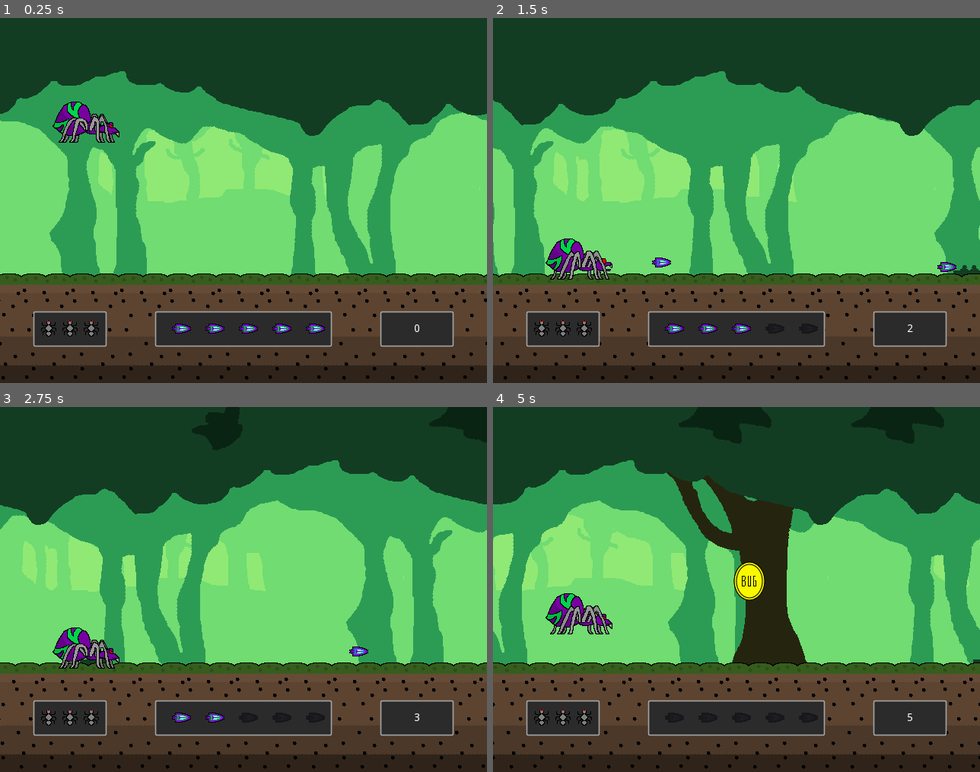
Above: before the commit, frames 1-4 (two rows, left to right).
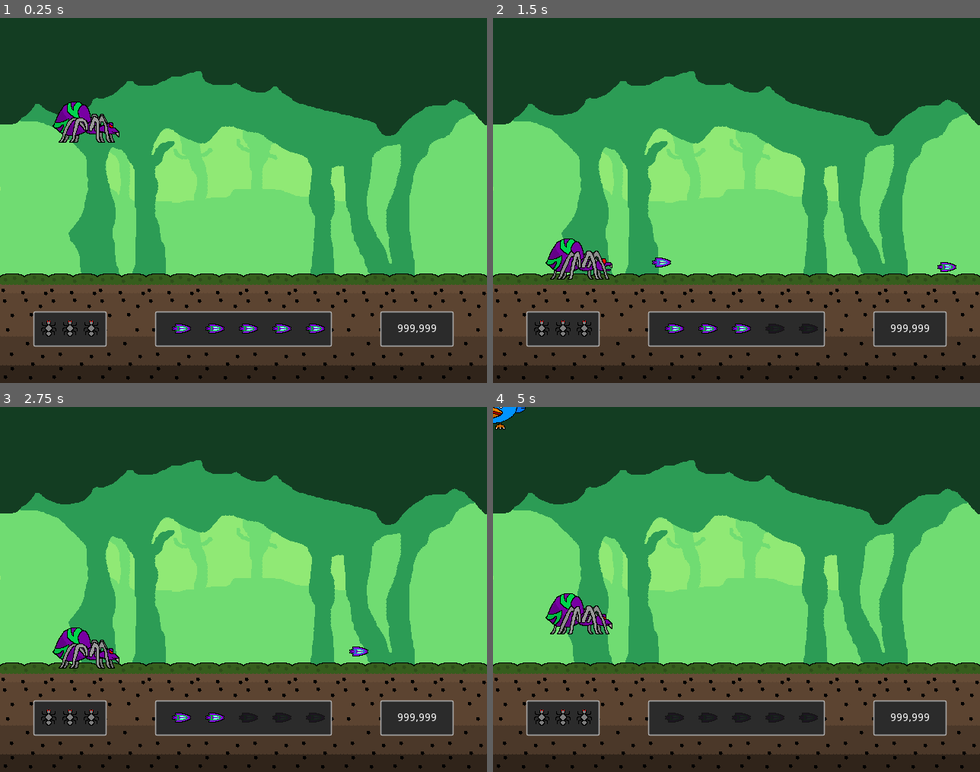
Above: after the commit, the same moments.

Repository: Gravedigger7789/spider-scramble
Game: Godot game, scene res://src/Level/Sandbox1.tscn
Two runs of this game, one before a commit and one after it. Both use one fixed random seed, a clock stepped at 60 frames per second and the inputs below. This scene is started directly instead of the project's main scene.
Inputs:
- Up to frame 1 (0.25 s): no input
- Up to frame 2 (1.5 s): tap Z (attack) at 0.6, 1.35 s; tap Up (jump) at 0.77 s
- Up to frame 3 (2.75 s): tap Up (jump) at 1.52 s; tap Z (attack) at 2.1 s
- Up to frame 4 (5 s): tap Z (attack) at 2.85, 3.6, 4.35 s; tap Up (jump) at 3.02, 3.77, 4.52 s

The runs differ from the first frame. In frame 1, 20% of the frame differs, in the area x 0-100%, y 14-100%; in frame 2, 28%; in frame 3, 26%; in frame 4, 38%, in the area x 0-100%, y 0-100%.
Error after the commit: Parse Error: The identifier "Difficulty" isn't declared in the current scope. (res://src/GUI/ScoreGUI.gd:19)

Commit message:
Added Game Difficulty

Diff:
--- a/src/Actors/Birb.gd
+++ b/src/Actors/Birb.gd
@@ -15,6 +15,7 @@
 onready var sprite: Sprite = $Sprite
 onready var animation_player: AnimationPlayer = $AnimationPlayer
 onready var size := Vector2(sprite.texture.get_width(), sprite.texture.get_height())
+onready var original_veloicty := velocity
 
 
 func _ready() -> void:
@@ -37,7 +38,8 @@
 func _physics_process(delta: float) -> void:
 	velocity.y += gravity * delta
 	velocity.y = min(TERMINAL_VELOCITY, velocity.y)
-	velocity = move_and_slide(velocity, Vector2.UP)
+	velocity.x = original_veloicty.x * Difficulty.speed_modifier
+	move_and_slide(velocity, Vector2.UP)
 	if velocity.y > 0:
 		animation_player.play("fall")
 	if is_on_floor():
--- a/src/GUI/ScoreGUI.gd
+++ b/src/GUI/ScoreGUI.gd
@@ -16,4 +16,4 @@
 
 
 func _process(delta):
-	self.score += delta
+	self.score += delta * Difficulty.speed_modifier
--- /dev/null
+++ b/src/Globals/Difficulty.gd
@@ -0,0 +1,12 @@
+extends Node
+
+
+var speed_modifier = 1.0
+var difficulty_increase_seconds := 5.0
+var elapsed_time := 0.0
+
+func _process(delta):
+	elapsed_time += delta
+	if elapsed_time >= difficulty_increase_seconds:
+		speed_modifier += 0.1
+		elapsed_time = 0
--- a/src/Level/MovingSprite.gd
+++ b/src/Level/MovingSprite.gd
@@ -16,4 +16,4 @@
 
 
 func _physics_process(delta: float) -> void:
-	position += velocity * delta
+	position += velocity * delta * Difficulty.speed_modifier
--- a/src/Level/TreeBackground.gd
+++ b/src/Level/TreeBackground.gd
@@ -13,6 +13,6 @@
 	foliage_spawner.sprite_velocity = velocity
 
 
-func _physics_process(delta: float) -> void:
-	var offset: Vector2 = get_scroll_offset() + velocity * delta
+func _process(delta: float) -> void:
+	var offset: Vector2 = get_scroll_offset() + velocity * delta * Difficulty.speed_modifier
 	set_scroll_offset(offset)
--- a/src/Objects/Obstacle.gd
+++ b/src/Objects/Obstacle.gd
@@ -8,7 +8,7 @@
 
 
 func _physics_process(delta: float) -> void:
-	position.x -= SPEED * delta
+	position.x -= SPEED * delta * Difficulty.speed_modifier
 
 
 func _on_Obstacle_body_entered(body: Node) -> void:
